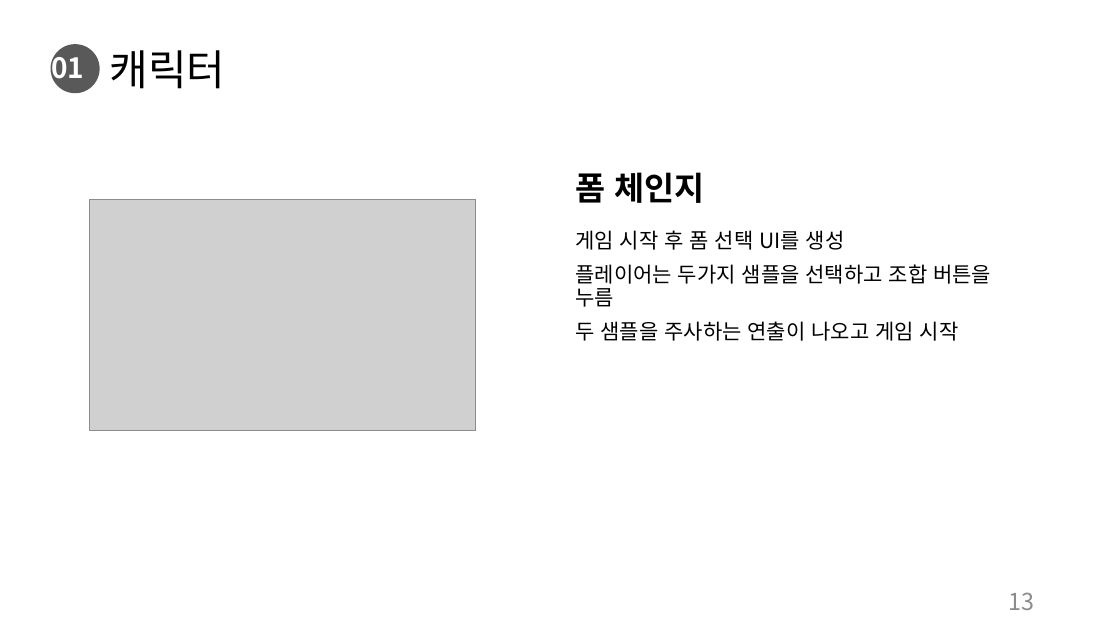
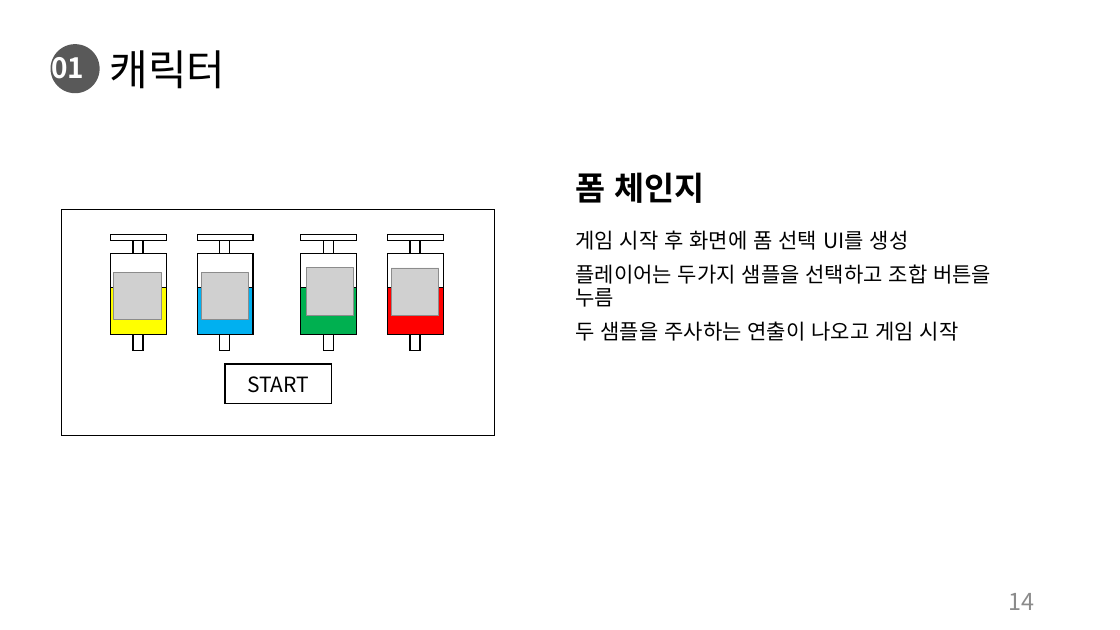
Before and after one commit to charobe/HDB, a slide deck: slide 14 of 조영욱/하자 드 바이오.pptx (slide 13 before the commit). Drawn at 1120x630 pixels with LibreOffice and Linux fonts; fonts in the diff are those of the drawing; grey boxes stand for pictures. Boxes give left, top, right and bottom in pixels: in the first picture for what was removed or moved away, otherwise in the second. Text is boxed around its words. In the diff, an @@ line names an element or a change of style, - is before the commit and + after.

```diff
--- a/조영욱/하자 드 바이오.pptx
+++ b/조영욱/하자 드 바이오.pptx
@@ rectangle added at [61, 209, 495, 435], fill #FFFFFF, outline #000000 1 pt @@
@@ picture removed at [90, 199, 476, 430] @@
@@ group added at [111, 234, 167, 350]: 4 rectangles @@
@@ group added at [197, 234, 254, 350]: 4 rectangles @@
@@ group added at [301, 234, 357, 350]: 4 rectangles @@
@@ group added at [387, 234, 444, 350]: 4 rectangles @@
@@ text at [575, 230, 909, 250]: text changed @@
-게임 시작 후 폼 선택 UI를 생성
+게임 시작 후 화면에 폼 선택 UI를 생성
@@ picture added at [307, 267, 355, 315] @@
@@ picture added at [392, 268, 439, 316] @@
@@ picture added at [114, 272, 161, 319] @@
@@ picture added at [202, 272, 249, 319] @@
@@ rectangle added at [225, 364, 331, 403], fill #FFFFFF, outline #000000 1 pt, 18 pt, text #000000 @@
+START
@@ page number at [1009, 593, 1035, 610]: text changed @@
-13
+14
```
Also in this commit, not shown: 13 other slides changed, 10 slides added, 1 slide removed, 1 other file.
